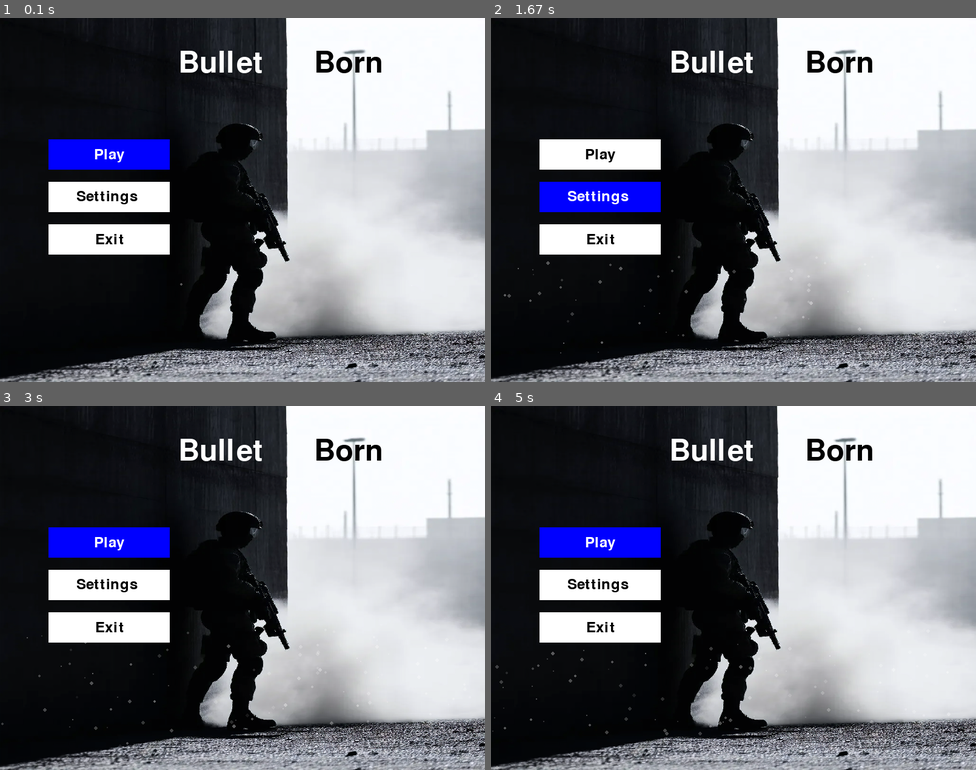
Above: before the commit, frames 1-4 (two rows, left to right).
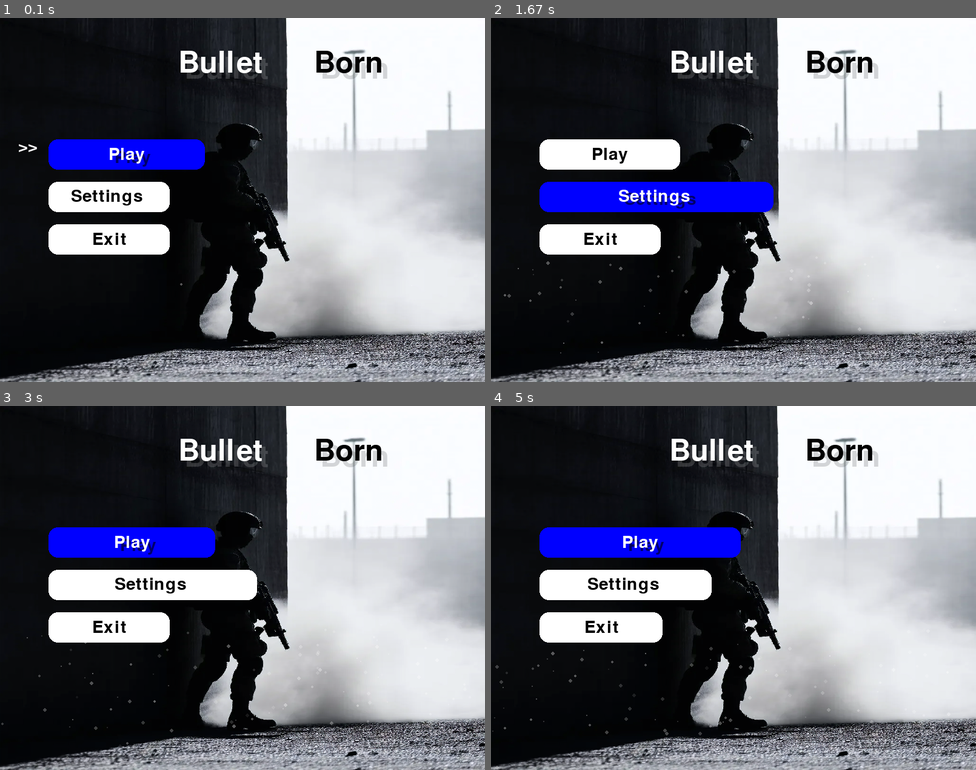
Above: after the commit, the same moments.

Repository: ML642/Pygame-Project
Game: pygame game, started from Maingame.py
Same seed, same stepped clock (60 frames per second), same inputs: the game is played once before the commit and once after it.
Inputs:
- Up to frame 1 (0.1 s): no input
- Up to frame 2 (1.67 s): hold Right 0.33-0.8 s; hold Up 0.83-1.13 s; hold Right 1.17-1.63 s
- Up to frame 3 (3 s): hold Left 1.67-2.2 s; hold Down 2.23-2.53 s; tap Enter at 2.57 s; hold Left from 2.9 s (still down)
- Up to frame 4 (5 s): release Left at 3.3 s; hold Up 3.33-3.7 s; hold Right 3.73-4.37 s; hold Down 4.4-4.77 s; hold Left from 4.8 s (still down)

The runs differ from the first frame. In frame 1, 2.0% of the frame differs, in the area x 3-80%, y 10-65%; in frame 2, 3.6%; in frame 3, 3.6%; in frame 4, 3.7%, in the area x 10-80%, y 10-65%.

Commit message:
updates Main_menu

Diff:
--- /dev/null
+++ b/Main_Menu.py
@@ -0,0 +1,146 @@
+import pygame
+import random
+from UI_components import Menu_option
+from UI_components import DustParticle
+pygame.init()
+
+
+def Main_menu ():
+    screen_width = 800
+    screen_height = 600
+    screen = pygame.display.set_mode((800, 600))
+    clock = pygame.time.Clock()
+
+    Main_Menu = True
+    BLACK = (0, 0, 0)
+    RED = (255, 0, 0)
+    GREEN = (0, 255, 0)
+    BLUE = (0, 0, 255)
+    WHITE = (255, 255, 255)
+    YELLOW = (255, 255, 0)
+
+    ROOM_WIDTH, ROOM_HEIGHT = 700, 500
+    CELL_SIZE = 40
+
+    background = pygame.image.load('images/Background1.png').convert_alpha()
+    background = pygame.transform.scale(background,( screen_width,screen_height))
+
+    Option1 = Menu_option(80,300 - 100, 200, 50,  WHITE  , BLUE  , "Play")
+    Option2 = Menu_option(80,370 - 100, 200, 50,  WHITE  , BLUE , "Settings ")
+    Option3 = Menu_option(80,440 - 100,200,50 ,   WHITE  , BLUE , "Exit")
+
+    Options = [Option1, Option2, Option3]
+    active = 0
+    Options[active].toogle()
+    dust_particles = []
+    def draw_arrow(screen, x, y ,text = ">>" , color = WHITE):
+        font = pygame.font.SysFont("Bauhaus 93", 42)  # Adjust font size as needed
+        arrow_surface = font.render(text, True, color)
+        screen.blit(arrow_surface, ( x - 30, y - 27))
+
+    blink_interval = 500  # Time in milliseconds for each blink (on/off)
+    last_blink_time = 0   # Track the last time the arrow blinked
+    arrow_visible = True
+
+    while Main_Menu :
+        screen.blit(background, (0, 0))
+        current_time = pygame.time.get_ticks()
+
+        # Handle blinking logic
+        if current_time - last_blink_time > blink_interval:
+            arrow_visible = not arrow_visible  # Toggle visibility
+            last_blink_time = current_time     # Reset the timer
+
+
+        for event in pygame.event.get():
+            if event.type == pygame.QUIT:
+                pygame.quit()
+                exit()
+            elif event.type == pygame.KEYDOWN:
+                if event.key == pygame.K_ESCAPE:
+                    Main_Menu = False
+
+            keys = pygame.key.get_pressed()
+            previous_active = active
+            if keys[pygame.K_LEFT]:
+                active -= 1
+            if keys[pygame.K_RIGHT]:
+                active += 1
+            if keys[pygame.K_UP]:
+                active -= 1
+            if keys[pygame.K_DOWN]:
+                active += 1
+
+        if random.random() < 0.75:  # adjust spawn rate
+            x = random.randint(0, 800)
+            y = random.randint(400, 600)  # near bottom
+            dust_particles.append(DustParticle(x, y))
+
+
+
+        for particle in dust_particles:
+            particle.update()
+            particle.draw(screen)
+
+        # Remove dead particles
+        dust_particles = [p for p in dust_particles if not p.is_dead()]
+
+
+        if active < 0:
+            active = len(Options) - 1
+        if active >= len(Options):
+            active = 0
+
+        for option in range(len(Options)):
+            if option != active and Options[option].active == True   :
+                Options[option].toogle()
+            if option == active and Options[option].active == False :
+                Options[option].toogle()
+
+        title_font = pygame.font.SysFont("Bauhaus 93", 72)
+
+        tittle = title_font.render(" Bullet  ", RED, WHITE)
+        tittle_shadow = title_font.render(" Bullet  ", RED, WHITE)
+        tittle_shadow.set_alpha(40,40)
+
+        tittle2 = title_font.render("  Born ", RED, BLACK)
+        tittle2_shadow = title_font.render("  Born ", RED, BLACK)
+        tittle2_shadow.set_alpha(40,40)
+
+
+
+        screen.blit(tittle_shadow, (screen_width // 2 - tittle.get_width() // 2 - 30 + 10, 50 + 10))
+        screen.blit(tittle, (screen_width // 2 - tittle.get_width() // 2 - 30 , 50))
+
+        screen.blit(tittle2, (screen_width // 2 - tittle.get_width() // 2 + 180, 50))
+        screen.blit(tittle2_shadow, (screen_width // 2 - tittle.get_width() // 2 + 180 + 10, 50 + 10))
+
+
+        Option1.update(80 , 300 -100, screen)
+
+        Option2.update(80 , 370 -100, screen)
+
+        Option3.update(80 , 440  - 100, screen)
+
+        arrow_x = 60  # X position of the arrow
+        if arrow_visible == True:
+                if active == 0:
+                    draw_arrow(screen, arrow_x, 300 - 75)  # Adjust Y position for Option1
+                elif active == 1:
+                    draw_arrow(screen, arrow_x, 370 - 75)  # Adjust Y position for Option2
+                elif active == 2:
+                    draw_arrow(screen, arrow_x, 440 - 75)
+
+        if keys[pygame.K_RETURN]:
+                if active == 0 :
+                    Main_Menu = False
+                    running = True
+                    pygame.mouse.set_visible(True)
+                if active == 1 :
+                    {}# here must be a settings menu
+                if active == 2 :
+                    pygame.quit()
+                    exit()
+        pygame.display.flip()
+        clock.tick(60)
+        pygame.mouse.set_visible(False)
--- a/Maingame.py
+++ b/Maingame.py
@@ -7,7 +7,7 @@
 from room_generation import generate_room , Wall ,  Gate , Floor ,Floor_Hallway , Room
 from UI_components import draw_health_bar , Menu_option , DustParticle
 from stopmenu import pause_menu , draw_button , draw_slider
-
+from Main_Menu import Main_menu
 pygame.init()
 screen_width = 800
 screen_height = 600
@@ -20,7 +20,7 @@
 GREEN = (0, 255, 0)
 BLUE = (0, 0, 255)
 WHITE = (255, 255, 255)
-
+YELLOW = (255, 255, 0)
 
 ROOM_WIDTH, ROOM_HEIGHT = 700, 500
 CELL_SIZE = 40
@@ -89,108 +89,12 @@
 paused = False
 running = False
 stop = False
-Main_Menu = True
-
+drops = pygame.sprite.Group()
 
 player.rect.center = ( -250 , 50 + ROOM_HEIGHT / 2 )  # - move the player to the room
 
-background = pygame.image.load('images/Background1.png').convert_alpha()
-background = pygame.transform.scale(background,( screen_width,screen_height))
-
-Option1 = Menu_option(80,300 - 100, 200, 50,  WHITE, BLUE , "Play")
-Option2 = Menu_option(80,370 - 100, 200, 50,  WHITE, BLUE , "Settings ")
-Option3 = Menu_option(80,440 - 100,200,50 ,  WHITE , BLUE , "Exit")
-
-Options = [Option1, Option2, Option3]
-active = 0
-Options[active].toogle()
-dust_particles = []
-drops = pygame.sprite.Group()
-
-while Main_Menu :
-    screen.blit(background, (0, 0))
-
-    for event in pygame.event.get():
-        if event.type == pygame.QUIT:
-            pygame.quit()
-            exit()
-        elif event.type == pygame.KEYDOWN:
-            if event.key == pygame.K_ESCAPE:
-                Main_Menu = False
-
-        keys = pygame.key.get_pressed()
-        previous_active = active
-        if keys[pygame.K_LEFT]:
-            active -= 1
-        if keys[pygame.K_RIGHT]:
-            active += 1
-        if keys[pygame.K_UP]:
-            active -= 1
-        if keys[pygame.K_DOWN]:
-            active += 1
-
-    if random.random() < 0.75:  # adjust spawn rate
-        x = random.randint(0, 800)
-        y = random.randint(400, 600)  # near bottom
-        dust_particles.append(DustParticle(x, y))
-
-
-
-    for particle in dust_particles:
-        particle.update()
-        particle.draw(screen)
-
-    # Remove dead particles
-    dust_particles = [p for p in dust_particles if not p.is_dead()]
-
-
-    if active < 0:
-        active = len(Options) - 1
-    if active >= len(Options):
-        active = 0
-
-    for option in range(len(Options)):
-        if option != active and Options[option].active == True   :
-            Options[option].toogle()
-        if option == active and Options[option].active == False :
-            Options[option].toogle()
-
-    title_font = pygame.font.SysFont("Bauhaus 93", 72)
-
-    tittle = title_font.render(" Bullet  ", RED, WHITE)
-    tittle2 = title_font.render("  Born ", RED, BLACK)
-
-
-
-
-    screen.blit(tittle, (screen_width // 2 - tittle.get_width() // 2 - 30 , 50))
-    screen.blit(tittle2, (screen_width // 2 - tittle.get_width() // 2 + 180, 50))
-
-    screen.blit(Option1.image , (Option1.rect.x , Option1.rect.y))
-    Option1.update(80 , 300 -100, screen)
-
-    screen.blit(Option2.image , (Option2.rect.x , Option2.rect.y))
-    Option2.update(80 , 370 -100, screen)
-
-    screen.blit(Option3.image , (Option3.rect.x , Option3.rect.y))
-    Option3.update(80 , 440  - 100, screen)
-
-    if keys[pygame.K_RETURN]:
-            if active == 0 :
-                Main_Menu = False
-                running = True
-                pygame.mouse.set_visible(True)
-            if active == 1 :
-                {}# here must be a settings menu
-            if active == 2 :
-                pygame.quit()
-                exit()
-    pygame.display.flip()
-    clock.tick(60)
-    pygame.mouse.set_visible(False)
-
-
-pygame.mouse.set_visible(True)
+Main_menu()
+
 while running:
     #print(enemies_counter)
         screen.fill(BLACK)
--- a/UI_components.py
+++ b/UI_components.py
@@ -22,35 +22,69 @@
 class Menu_option (pygame.sprite.Sprite):
     def __init__(self, x, y, width, height, color, hover_color,text):
         super().__init__()
-        self.image = pygame.Surface((width, height))
+        self.image = pygame.Surface((width , height))
 
         self.image.fill(color)
         self.rect = self.image.get_rect(topleft=(x, y))
         self.color = color
         self.hover_color = hover_color
+
+        self.original_width = width
+        self.original_height = height
+
+        self.hover_width = width + 220
+        self.hover_height = height
+
+
+
         self.active = False
         self.text = text
         self.width = width
         self.height = height
 
+
+
     def update(self , x , y, screen):
-        font = pygame.font.Font(None, 36)
-        if  self.active ==  False :
-             text_surface = font.render(self.text, True, BLACK)
-        else :
-             text_surface = font.render (self.text , True , WHITE )
+            font = pygame.font.SysFont("Bauhaus 93", 42)
+            shadow = font.render(self.text, True, BLACK)
+            shadow.set_alpha(150,150)
+            # Smoothly transition the size
+            target_width = self.hover_width if self.active else self.original_width
+            target_height = self.hover_height if self.active else self.original_height
 
-        text_rect = text_surface.get_rect(center=(x + self.width / 2, y + self.height / 2))
+            self.width += (target_width - self.width) * 0.05
+            self.height += (target_height - self.height) * 0.2
 
-        screen.blit(text_surface, (text_rect))
+            self.image = pygame.Surface((int(self.width), int(self.height)), pygame.SRCALPHA)  # Use SRCALPHA for transparency
+
+            self.image.fill((0, 0, 0, 0))
+
+            pygame.draw.rect(
+                    self.image,
+                    self.hover_color if self.active else self.color,
+                    (0, 0, int(self.width), int(self.height)),
+                    border_radius = 15  # Adjust the border radius for rounded corners
+                )
+
+            # Update the button's image and rect
+
+
+            self.rect = self.image.get_rect(topleft=(x, y))
+
+            # Draw the text
+            text_surface = font.render(self.text, True, BLACK if not self.active else WHITE)
+            text_rect = text_surface.get_rect(center=(self.width / 2, self.height / 2))
+
+            if self.active == True :
+                self.image.blit(shadow, (text_rect.x + 10, text_rect.y + 5))
+
+            self.image.blit(text_surface, text_rect)
+
+            # Blit the button to the screen
+            screen.blit(self.image, self.rect.topleft)
 
     def toogle  (self):
-         if self.active :
-             self.active = False
-             self.image.fill(self.color)
-         else :
-             self.active = True
-             self.image.fill(self.hover_color)
+       self.active = not self.active
 
 class DustParticle:
     def __init__(self, x, y):
